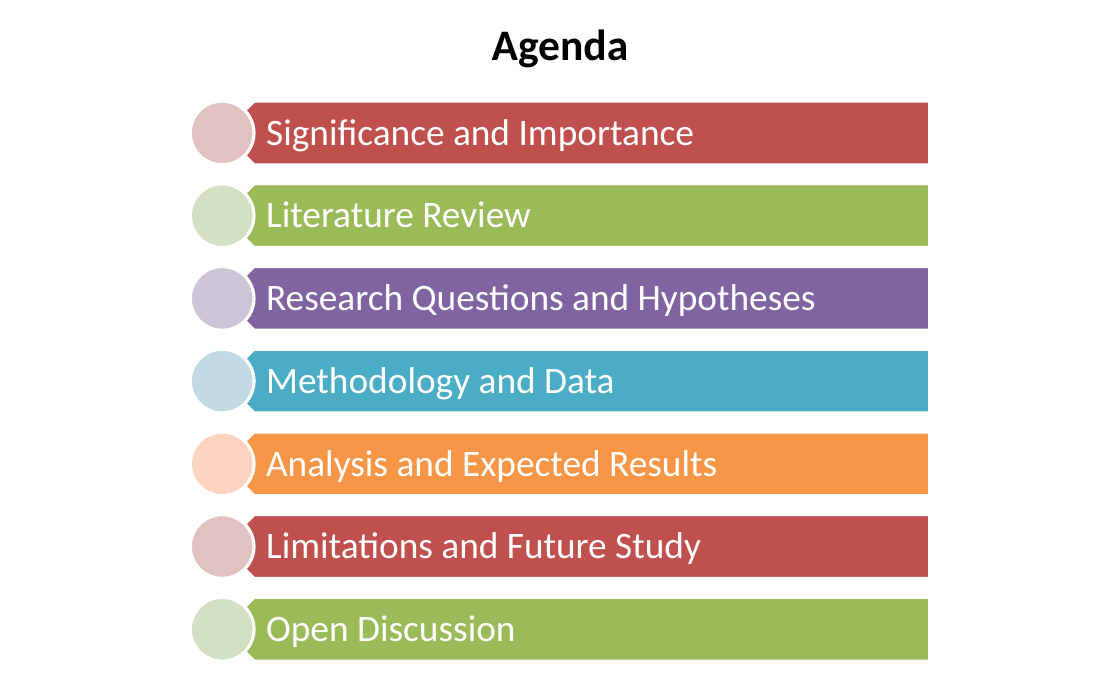
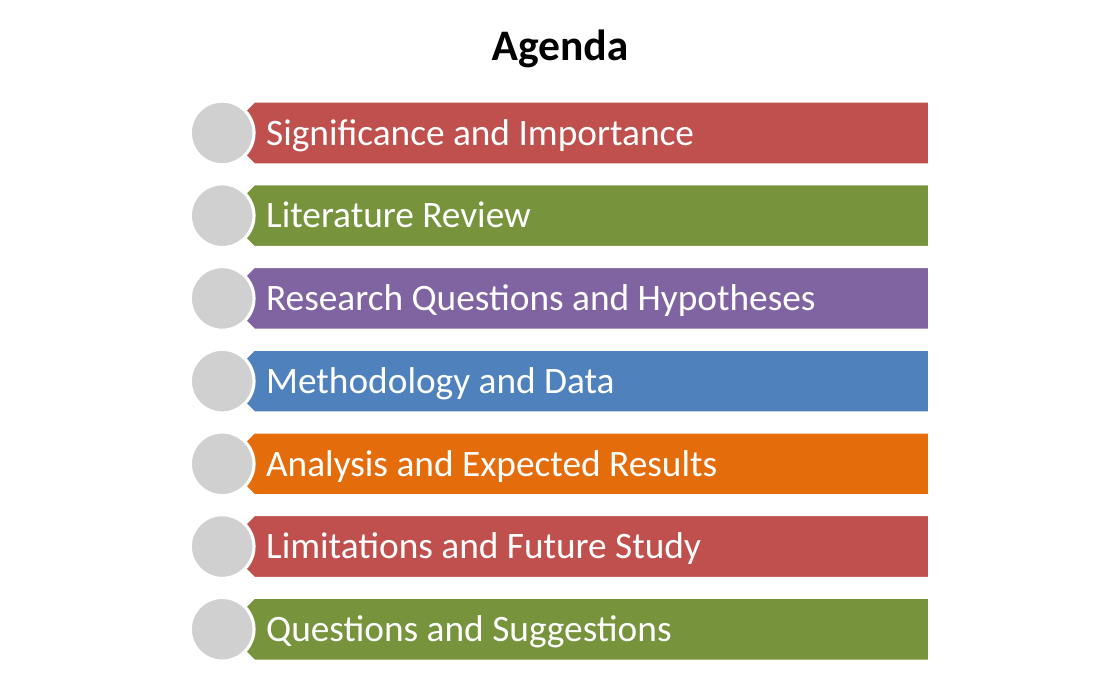
Before and after one commit to SLU-Courses-Townes/SOC5600, a slide deck: slide 2 of FinalProject/Presentation/Townes_SOC5600_FinalProject_Presentation.pptx. Drawn at 1120x700 pixels with LibreOffice and Linux fonts; fonts in the diff are those of the drawing; grey boxes stand for pictures. Boxes give left, top, right and bottom in pixels: in the first picture for what was removed or moved away, otherwise in the second. Text is boxed around its words. In the diff, an @@ line names an element or a change of style, - is before the commit and + after.

```diff
--- a/FinalProject/Presentation/Townes_SOC5600_FinalProject_Presentation.pptx
+++ b/FinalProject/Presentation/Townes_SOC5600_FinalProject_Presentation.pptx
@@ pentagon arrow at [222, 184, 930, 248]: fill #9BBB59 to #77933C @@
@@ pentagon arrow at [222, 349, 930, 413]: fill #4BACC6 to #4F81BD @@
@@ pentagon arrow at [222, 432, 930, 496]: fill #F79646 to #E46C0A @@
@@ group removed at [190, 101, 254, 661]: 6 ellipses @@
@@ group added at [190, 101, 254, 661]: 6 pictures @@
@@ pentagon arrow at [222, 597, 930, 661]: fill #9BBB59 to #77933C @@
@@ text at [266, 615, 671, 648]: text changed @@
-Open Discussion
+Questions and Suggestions
```
Also in this commit, not shown: 10 other slides changed.
